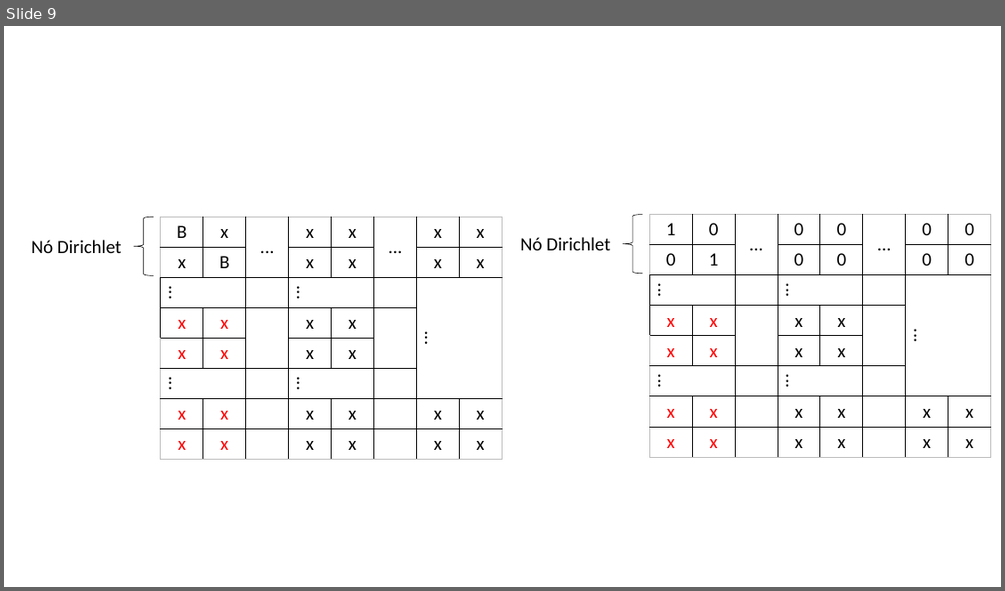
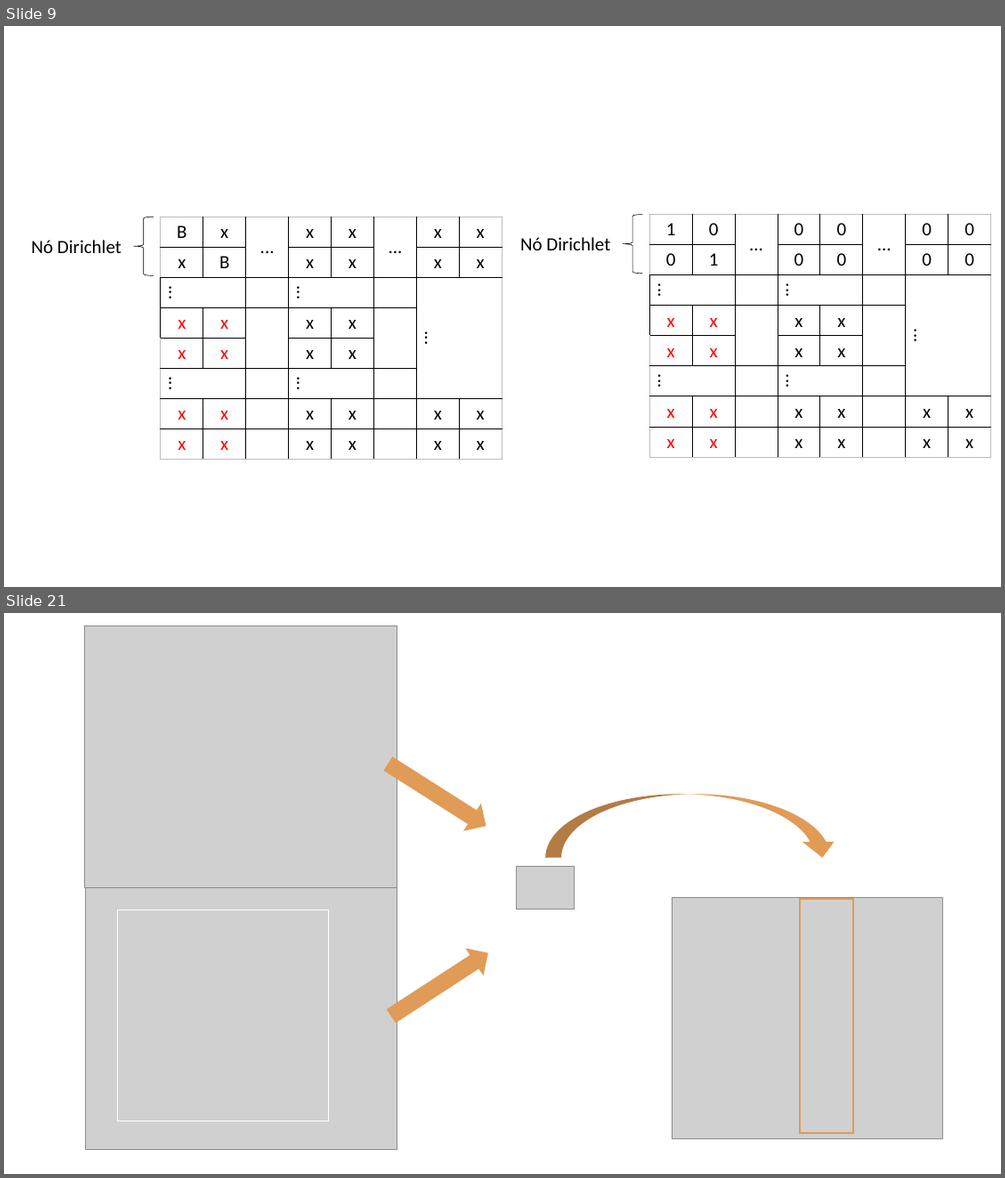
Before and after one commit to mtsodf/TeseMestrado, a slide deck: Outros/MestradoFiguras.pptx. Shown one above the other, each under a label of ours: slide 9 before the commit, slides 9 and 21 after it; the slides between them are not shown. The pictures are 1005x591 and 1005x1178 pixels, drawn with LibreOffice and Linux fonts; fonts in the diff are those of the drawing; grey boxes stand for pictures; background and template pictures are left out. Boxes give left, top, right and bottom in pixels: in the first picture for what was removed or moved away, otherwise in the second. Text is boxed around its words. In the diff, an @@ line names an element or a change of style, - is before the commit and + after.

```diff
--- a/Outros/MestradoFiguras.pptx
+++ b/Outros/MestradoFiguras.pptx
@@ slide 21 added at bbox=[4, 613, 1001, 1174], background #FFFFFF @@
@@ picture added at bbox=[85, 625, 397, 887] @@
@@ right arrow added at bbox=[379, 750, 494, 840], fill #E09B57 @@
@@ curved down arrow added at bbox=[545, 794, 839, 858], fill #E09B57 @@
@@ picture added at bbox=[517, 866, 574, 909] @@
@@ picture added at bbox=[86, 887, 396, 1149] @@
@@ picture added at bbox=[672, 898, 943, 1139] @@
@@ rectangle added at bbox=[801, 899, 854, 1133], outline #E09B57 1.5 pt @@
@@ rectangle added at bbox=[117, 910, 328, 1121], outline #FFFFFF 1 pt @@
@@ right arrow added at bbox=[382, 940, 497, 1030], fill #E09B57 @@
```
Also in this commit, not shown: 11 other slides added.
